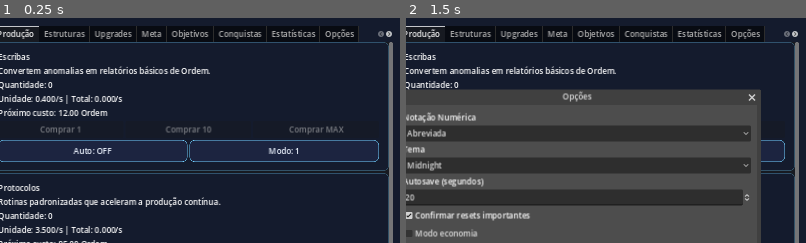
Above: before the commit, frames 1-2 (left to right).
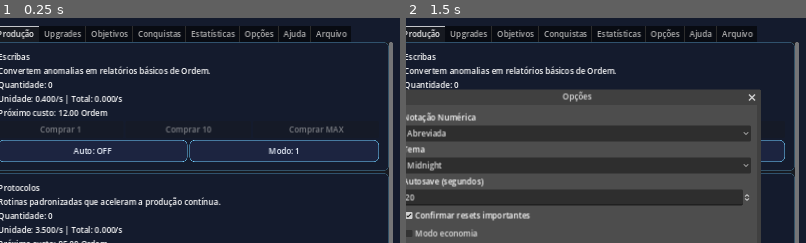
Above: after the commit, the same moments.

Repository: vmagione/ui-idle-game
Game: Godot game, scene res://scenes/game/GameScreen.tscn
The game is run twice, just before and just after one commit, with the same random seed, the same clock (stepped at 60 frames per second) and the same inputs. This scene is started directly instead of the project's main scene.
Inputs:
- Up to frame 1 (0.25 s): no input
- Up to frame 2 (1.5 s): click "Opções" at 0.5 s; click "Salvar" at 1.25 s
The pictures show only the part of the screen within x 29-79%, y 8-58%; the shares and areas given below are measured in that part.

The runs differ from the first frame. In frame 1, 1.8% of the frame differs, in the area x 11-98%, y 3-11%; in frame 2, 1.8%.

Commit message:
Fix tabs bugs
Fix tabs bugs

Diff:
--- a/novo-projeto-de-jogo/scripts/ui/game_screen.gd
+++ b/novo-projeto-de-jogo/scripts/ui/game_screen.gd
@@ -7,6 +7,17 @@
 const OBJECTIVE_CARD := preload("res://scenes/ui/ObjectiveCard.tscn")
 const LOG_ITEM := preload("res://scenes/ui/LogItem.tscn")
 const OPTIONS_POPUP := preload("res://scenes/popups/OptionsPopup.tscn")
+
+const TAB_PRODUCTION := 0
+const TAB_STRUCTURES := 1
+const TAB_UPGRADES := 2
+const TAB_META := 3
+const TAB_OBJECTIVES := 4
+const TAB_ACHIEVEMENTS := 5
+const TAB_STATISTICS := 6
+const TAB_OPTIONS := 7
+const TAB_HELP := 8
+const TAB_ARCHIVE := 9
 
 var generator_cards := {}
 var upgrade_cards := {}
@@ -77,16 +88,16 @@
 	focus_option.item_selected.connect(_on_focus_selected)
 
 func _build_lists() -> void:
-	tabs.set_tab_title(0, "Produção")
-	tabs.set_tab_title(1, "Estruturas")
-	tabs.set_tab_title(2, "Upgrades")
-	tabs.set_tab_title(3, "Meta")
-	tabs.set_tab_title(4, "Objetivos")
-	tabs.set_tab_title(5, "Conquistas")
-	tabs.set_tab_title(6, "Estatísticas")
-	tabs.set_tab_title(7, "Opções")
-	tabs.set_tab_title(8, "Ajuda")
-	tabs.set_tab_title(9, "Arquivo")
+	tabs.set_tab_title(TAB_PRODUCTION, "Produção")
+	tabs.set_tab_title(TAB_STRUCTURES, "Estruturas")
+	tabs.set_tab_title(TAB_UPGRADES, "Upgrades")
+	tabs.set_tab_title(TAB_META, "Meta")
+	tabs.set_tab_title(TAB_OBJECTIVES, "Objetivos")
+	tabs.set_tab_title(TAB_ACHIEVEMENTS, "Conquistas")
+	tabs.set_tab_title(TAB_STATISTICS, "Estatísticas")
+	tabs.set_tab_title(TAB_OPTIONS, "Opções")
+	tabs.set_tab_title(TAB_HELP, "Ajuda")
+	tabs.set_tab_title(TAB_ARCHIVE, "Arquivo")
 	for child in production_list.get_children():
 		child.queue_free()
 	for child in upgrades_list.get_children():
@@ -201,8 +212,21 @@
 		desc.text = "%s\nPossui: %d" % [GameManager.get_structure_def(id)["description"], GameManager.get_structure_count(id)]
 
 func _refresh_tabs() -> void:
-	%StructuresTab.visible = GameManager.is_tab_unlocked("structures")
-	%MetaTab.visible = GameManager.is_tab_unlocked("meta")
+	var current_tab: int = tabs.current_tab
+	var structures_unlocked: bool = GameManager.is_tab_unlocked("structures")
+	var meta_unlocked: bool = GameManager.is_tab_unlocked("meta")
+
+	tabs.set_tab_hidden(TAB_STRUCTURES, not structures_unlocked)
+	tabs.set_tab_hidden(TAB_META, not meta_unlocked)
+
+	if tabs.is_tab_hidden(current_tab):
+		tabs.current_tab = _get_first_visible_tab()
+
+func _get_first_visible_tab() -> int:
+	for i in range(tabs.get_tab_count()):
+		if not tabs.is_tab_hidden(i):
+			return i
+	return TAB_PRODUCTION
 
 func _refresh_focus_controls() -> void:
 	var unlocked := GameManager.get_unlocked_focus_directives()
